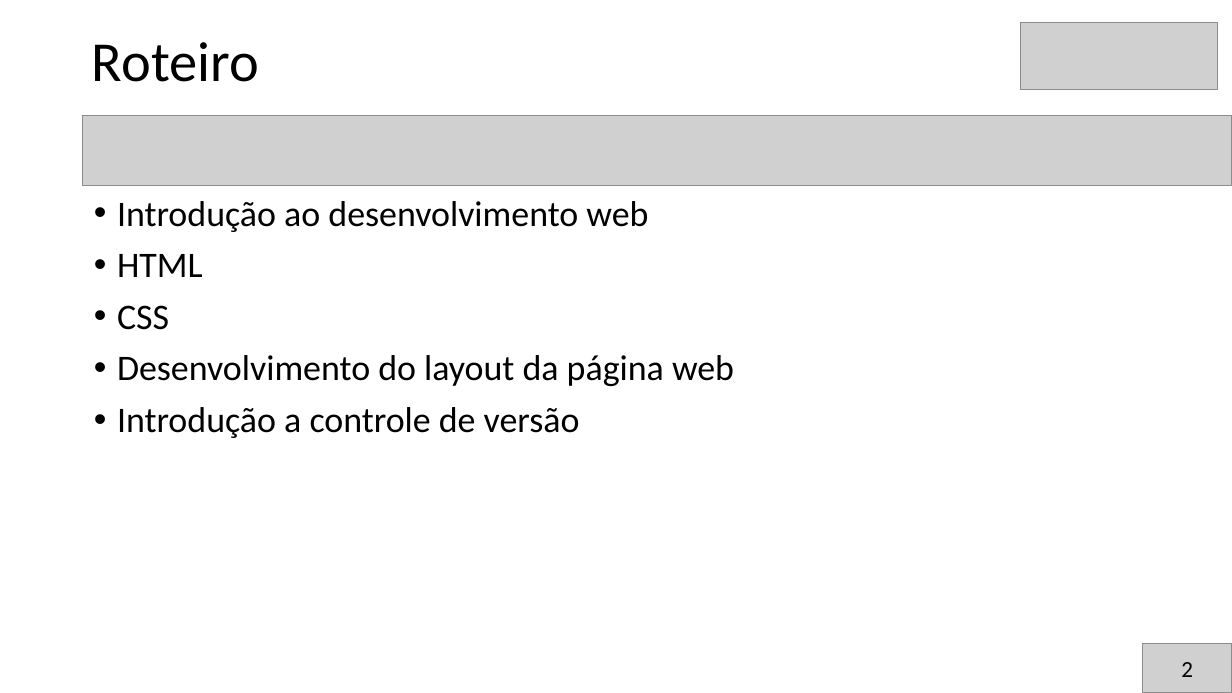
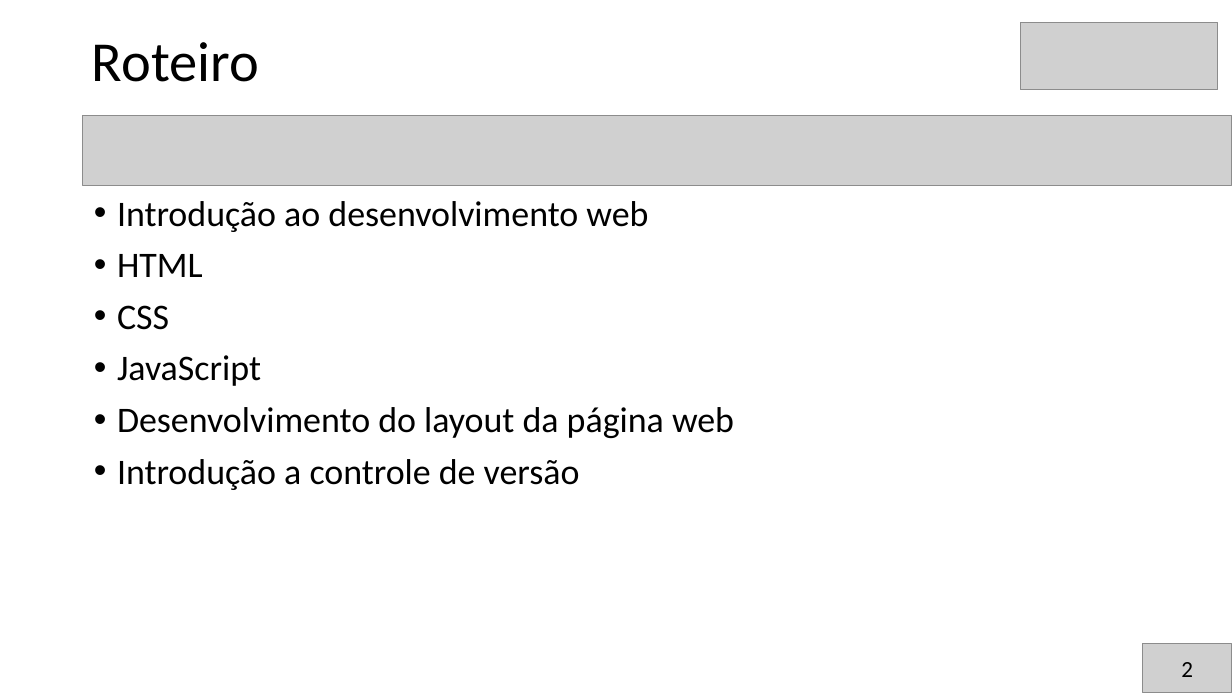
Before and after one commit to brunoslima/Secompp-Minicursos, a slide deck: slide 3 of Introdução ao Desenvolvimento de Front-End com HTMLCSSJS/Apresentacao/apresentacao1.pptx. Drawn at 1232x693 pixels with LibreOffice and Linux fonts; fonts in the diff are those of the drawing; grey boxes stand for pictures. Boxes give left, top, right and bottom in pixels: in the first picture for what was removed or moved away, otherwise in the second. Text is boxed around its words. In the diff, an @@ line names an element or a change of style, - is before the commit and + after.

```diff
--- a/Introdução ao Desenvolvimento de Front-End com HTMLCSSJS/Apresentacao/apresentacao1.pptx
+++ b/Introdução ao Desenvolvimento de Front-End com HTMLCSSJS/Apresentacao/apresentacao1.pptx
@@ text at <box>117,355,261,386</box>: paragraph added @@
+• JavaScript
```
Also in this commit, not shown: 5 other slides changed, 3 slides added, 6 other files.
